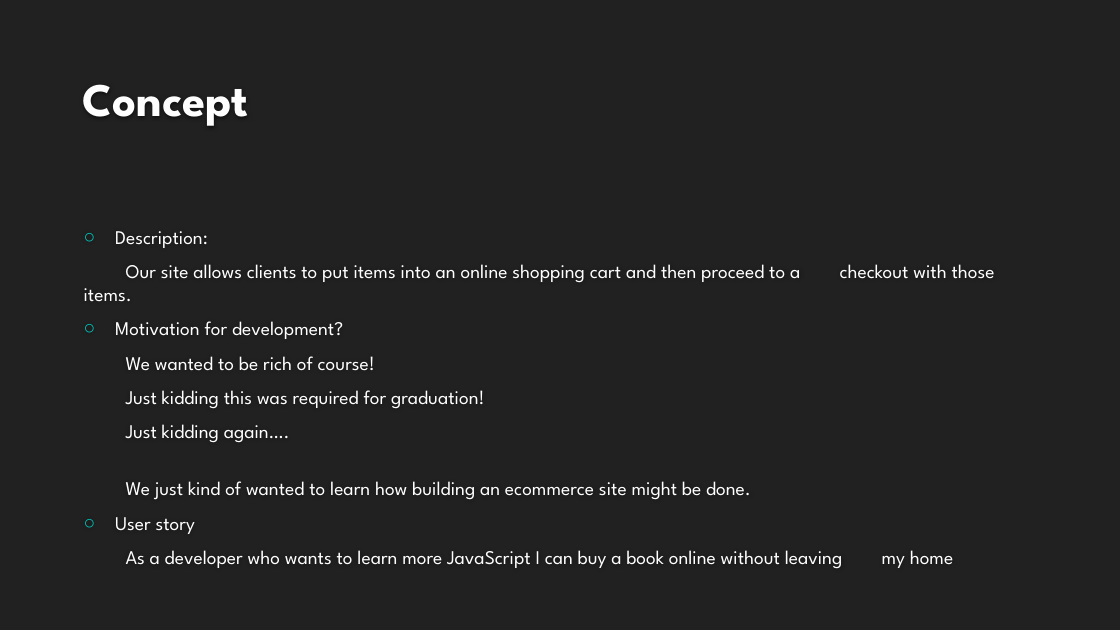
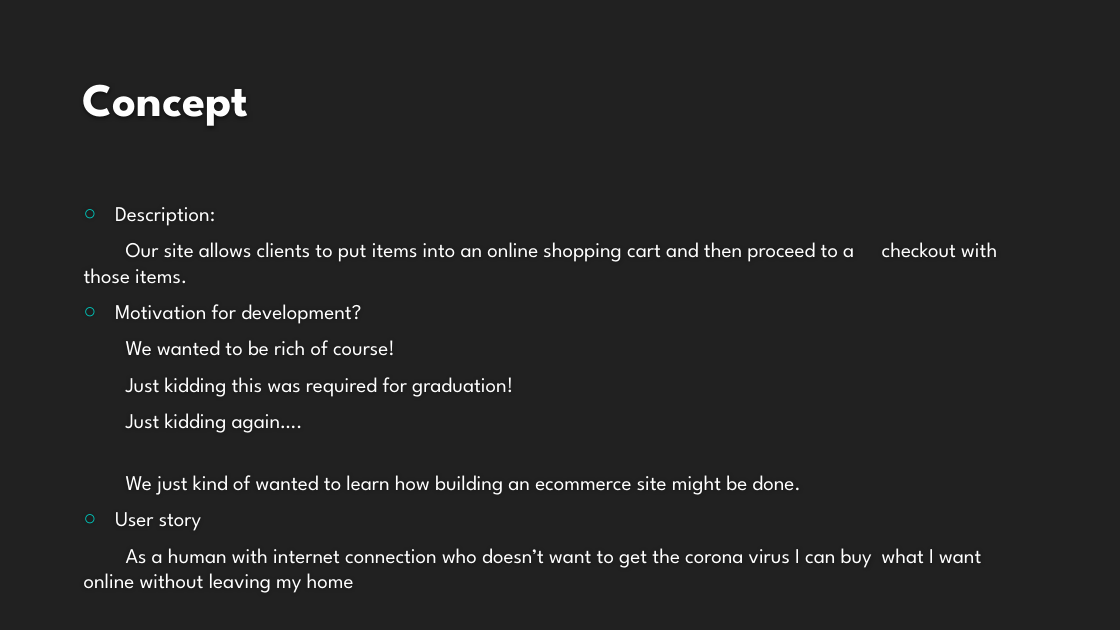
Before and after one commit to ScottMikul/stopandshop, a slide deck: slide 3 of Presentation-Slides/Stop and Shop.pptx. Drawn at 1120x630 pixels with LibreOffice and Linux fonts; fonts in the diff are those of the drawing; background and template pictures are left out. Boxes give left, top, right and bottom in pixels: in the first picture for what was removed or moved away, otherwise in the second. Text is boxed around its words. In the diff, an @@ line names an element or a change of style, - is before the commit and + after.

```diff
--- a/Presentation-Slides/Stop and Shop.pptx
+++ b/Presentation-Slides/Stop and Shop.pptx
@@ text at [115, 207, 997, 531]: size 16.6 to 18 pt in "Description:", "Our site allows clients to put items ...", "Motivation for development?", "We wanted to be rich of course!" and 4 more places @@
@@ text at [84, 548, 981, 593]: text changed; size 16.6 to 18 pt @@
-As a developer who wants to learn more JavaScript I can buy a book online without leaving my home
+As a human with internet connection who doesn’t want to get the corona virus I can buy what I want online without leaving my home
```
Also in this commit, not shown: 1 other slide changed, 5 other files.
